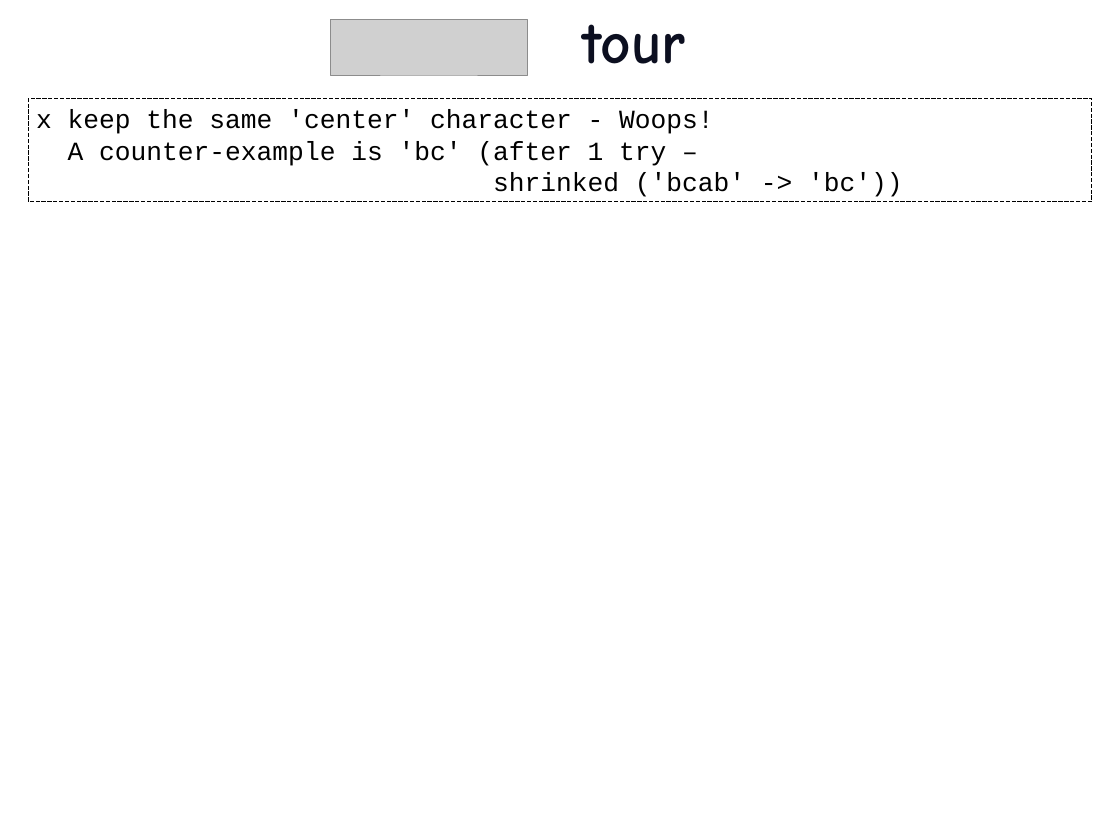
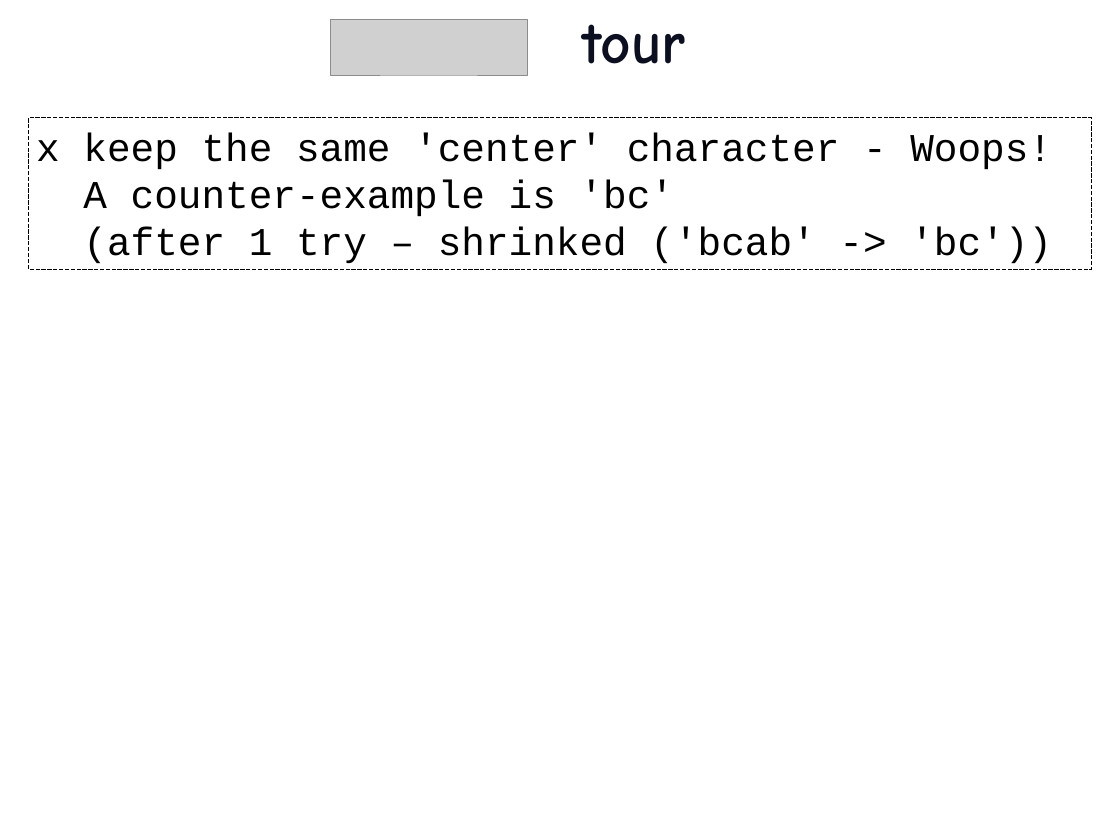
Before and after one commit to etorreborre/oscon-2010, a slide deck: slide 17 of src/main/resources/oscon_2010_specs.pptx. Drawn at 1120x840 pixels with LibreOffice and Linux fonts; fonts in the diff are those of the drawing; grey boxes stand for pictures; background and template pictures are left out. Boxes give left, top, right and bottom in pixels: in the first picture for what was removed or moved away, otherwise in the second. Text is boxed around its words. In the diff, an @@ line names an element or a change of style, - is before the commit and + after.

```diff
--- a/src/main/resources/oscon_2010_specs.pptx
+++ b/src/main/resources/oscon_2010_specs.pptx
@@ rectangle "x keep the same 'center' ...": place and size @@
-rectangle "x keep the same 'center' ..." at [28,98,1092,202]
+rectangle "x keep the same 'center' ..." at [28,118,1092,269]
@@ text in rectangle at [36,132,1052,170]: size 24 to 36 pt in "x keep the same 'center' character - ..." @@
@@ text in rectangle at [83,180,1052,264]: text changed; size 24 to 36 pt @@
-A counter-example is 'bc' (after 1 try –
-shrinked ('bcab' -> 'bc'))
+A counter-example is 'bc'
+(after 1 try – shrinked ('bcab' -> 'bc'))
```
Also in this commit, not shown: 18 other slides changed, 1 other file.
